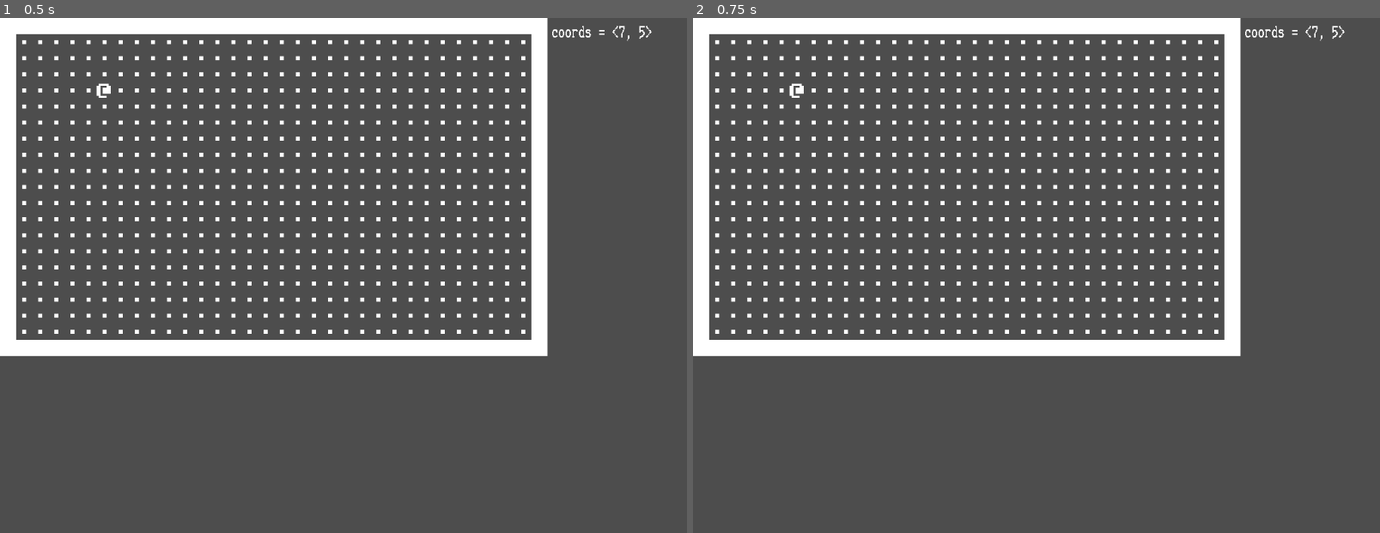
Above: before the commit, frames 1-2 (left to right).
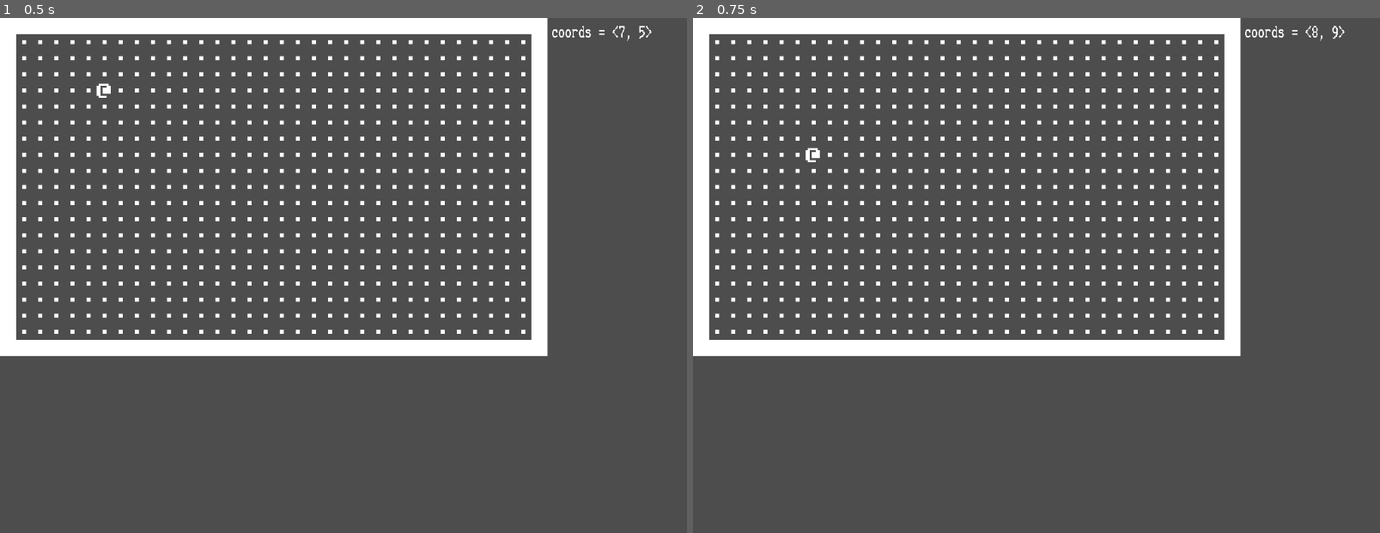
Above: after the commit, the same moments.

Repository: ntl-am/zeb86
Game: Godot game, scene res://scenes/pixoto/PixotoMain.tscn
Two runs of this game, one before a commit and one after it. Both use one fixed random seed, a clock stepped at 60 frames per second and the inputs below. This scene is started directly instead of the project's main scene.
Inputs (mouse positions are in pixels of both pictures, inside the frame that each line leads up to):
- Up to frame 1 (0.5 s): no input
- Up to frame 2 (0.75 s): tap Enter at 0.5 s; move the mouse to (1187, 249) at 0.52 s; hold Right from 0.53 s (still down); click (1187, 249) at 0.67 s

Frame 1 is identical in both runs. In frame 2, 0.1% of the frame differs, in the area x 14-94%, y 1-28%.

Commit message:
pixoto consertar ui input

Diff:
--- a/scenes/pixoto/PixotoMain.tscn
+++ b/scenes/pixoto/PixotoMain.tscn
@@ -45,3 +45,4 @@
 script = ExtResource("5_axjsm")
 
 [connection signal="has_repositioned" from="Mundo/PC" to="UI/CoordsLabel" method="_on_pc_has_repositioned"]
+[connection signal="tabuleiro_clicked" from="UI" to="Mundo/PC" method="_on_ui_tabuleiro_clicked"]
--- a/scenes/pixoto/pc.gd
+++ b/scenes/pixoto/pc.gd
@@ -22,3 +22,11 @@
 	position = pos
 	has_repositioned.emit(coords)
 	return
+
+func position_to_coords(pos: Vector2) -> void:
+	var c = Vector2i(8, 9)
+	coords = c
+	return
+
+func _on_ui_tabuleiro_clicked(pos: Vector2) -> void:
+	position_to_coords(pos)
--- a/scenes/pixoto/ui.gd
+++ b/scenes/pixoto/ui.gd
@@ -1 +1,8 @@
 extends Control
+
+signal tabuleiro_clicked(pos: Vector2)
+
+func _unhandled_input(event: InputEvent) -> void:
+	if event is InputEventMouseButton and event.pressed:
+		print("clickd %s" % event.position)
+		tabuleiro_clicked.emit(event.position)
